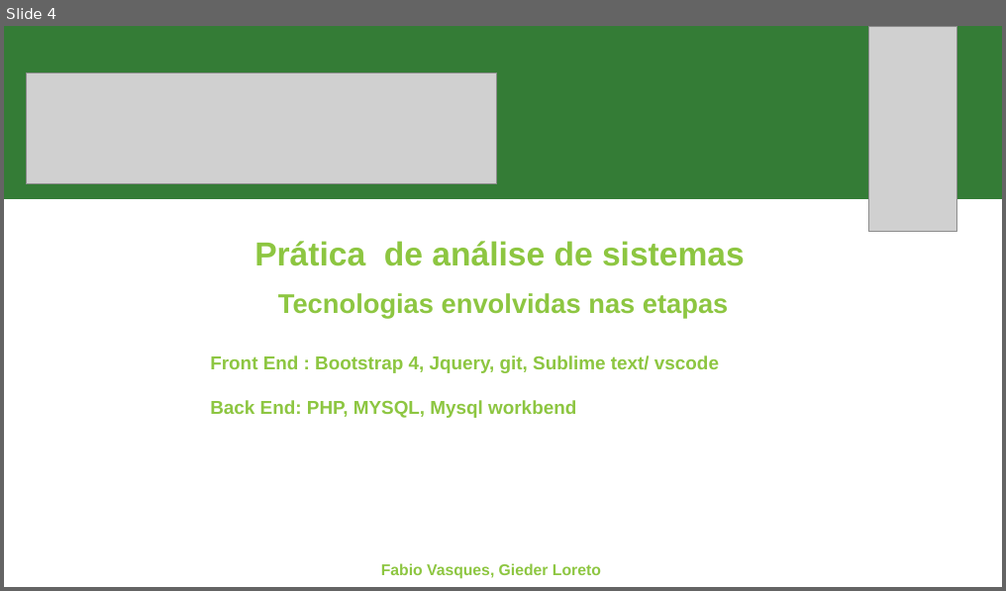
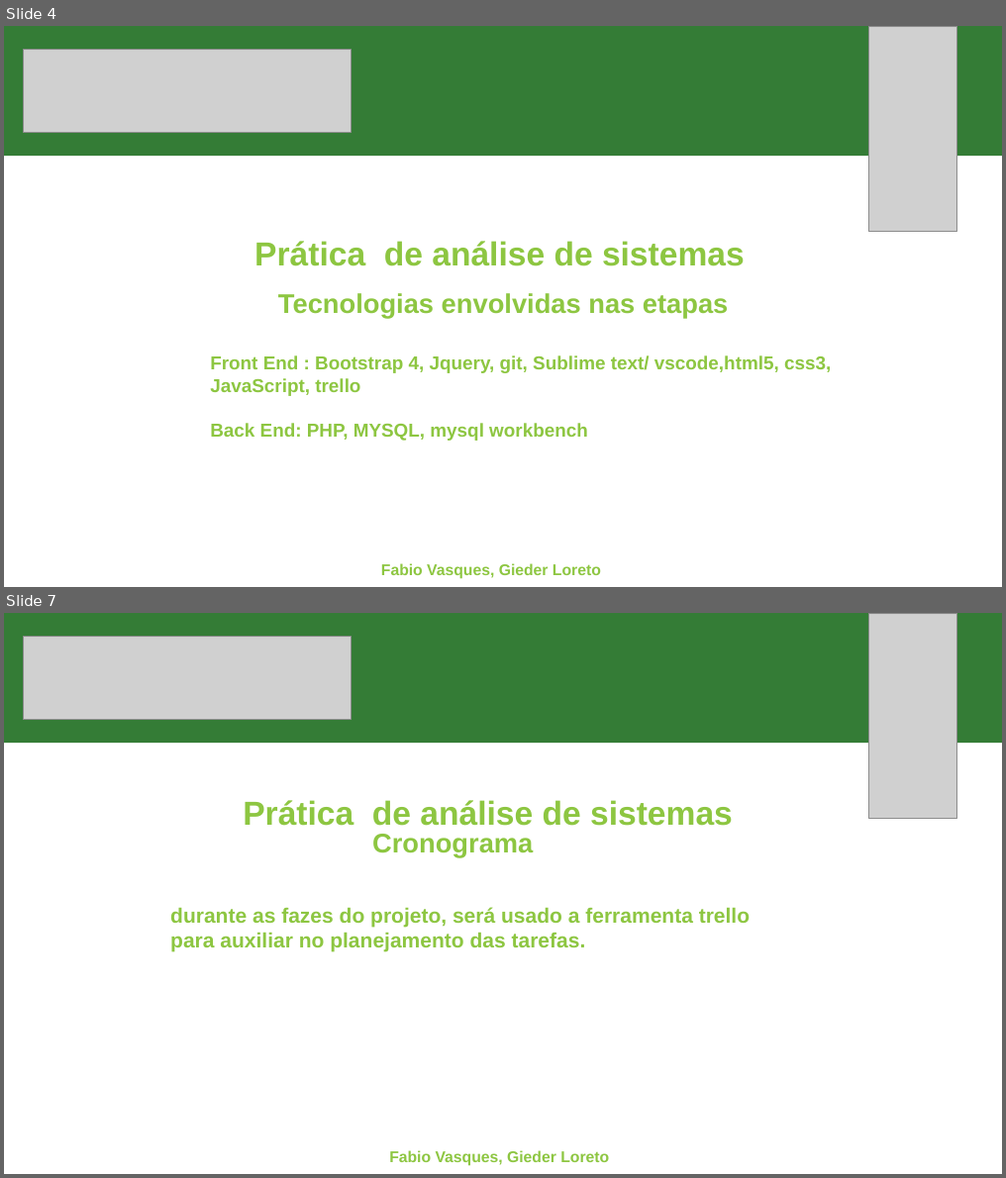
Before and after one commit to fabioportovasques/projeto-sus, a slide deck: primeira entrega.pptx. Shown one above the other, each under a label of ours: slide 4 before the commit, slides 4 and 7 after it; the slides between them are not shown. The pictures are 1006x591 and 1006x1178 pixels, drawn with LibreOffice and Linux fonts; fonts in the diff are those of the drawing; grey boxes stand for pictures. Boxes give left, top, right and bottom in pixels: in the first picture for what was removed or moved away, otherwise in the second. Text is boxed around its words. In the diff, an @@ line names an element or a change of style, - is before the commit and + after.

```diff
--- a/primeira entrega.pptx
+++ b/primeira entrega.pptx
@@ slide 7 added at <box>4,613,1002,1174</box>, background #FFFFFF @@
@@ rectangle added at <box>4,613,1002,744</box>, fill #347C36 @@
@@ picture added at <box>24,636,351,719</box> @@
@@ picture added at <box>868,613,957,818</box> @@
@@ text added at <box>243,800,733,826</box>, 32 pt, text #8DC641, bold @@
+Prática de análise de sistemas
@@ text added at <box>372,834,533,858</box>, 26 pt, text #8DC641, bold @@
+Cronograma
@@ text added at <box>170,907,749,953</box>, 20 pt, text #8DC641, bold @@
+durante as fazes do projeto, será usado a ferramenta trello
+para auxiliar no planejamento das tarefas.
@@ text added at <box>389,1151,609,1166</box>, 15 pt, text #8DC641, bold @@
+Fabio Vasques, Gieder Loreto
@@ slide 4 changed as well @@
@@ rectangle: place and size @@
-rectangle at <box>4,26,1002,199</box>
+rectangle at <box>4,26,1002,157</box>
@@ picture added at <box>24,49,351,132</box> @@
@@ picture removed at <box>26,74,497,184</box> @@
@@ text at <box>210,356,831,441</box>: text changed @@
-Front End : Bootstrap 4, Jquery, git, Sublime text/ vscode
-Back End: PHP, MYSQL, Mysql workbend
+Front End : Bootstrap 4, Jquery, git, Sublime text/ vscode,html5, css3, JavaScript, trello
+Back End: PHP, MYSQL, mysql workbench
```
Also in this commit, not shown: 5 other slides changed, 1 other slide added, 1 other file.
